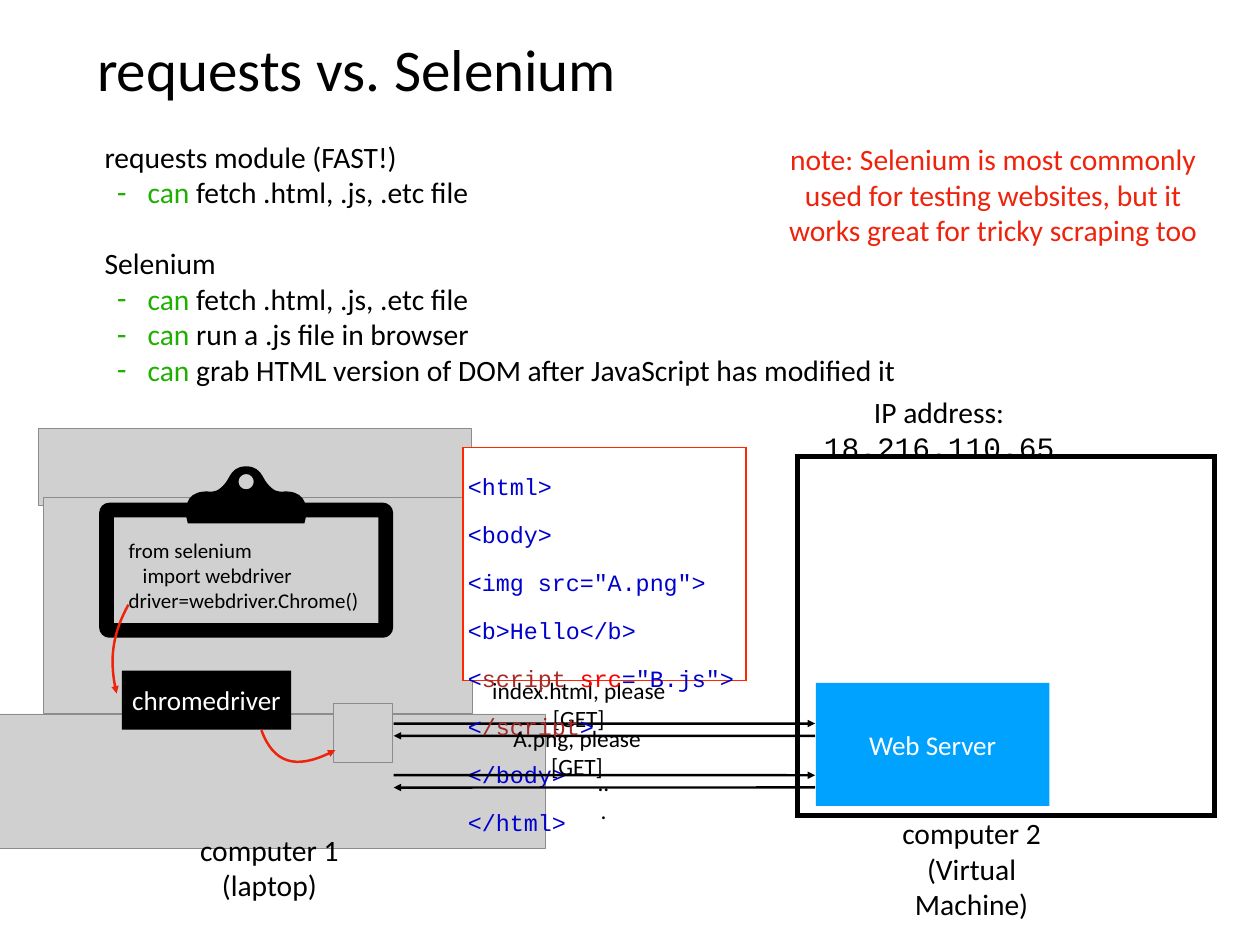
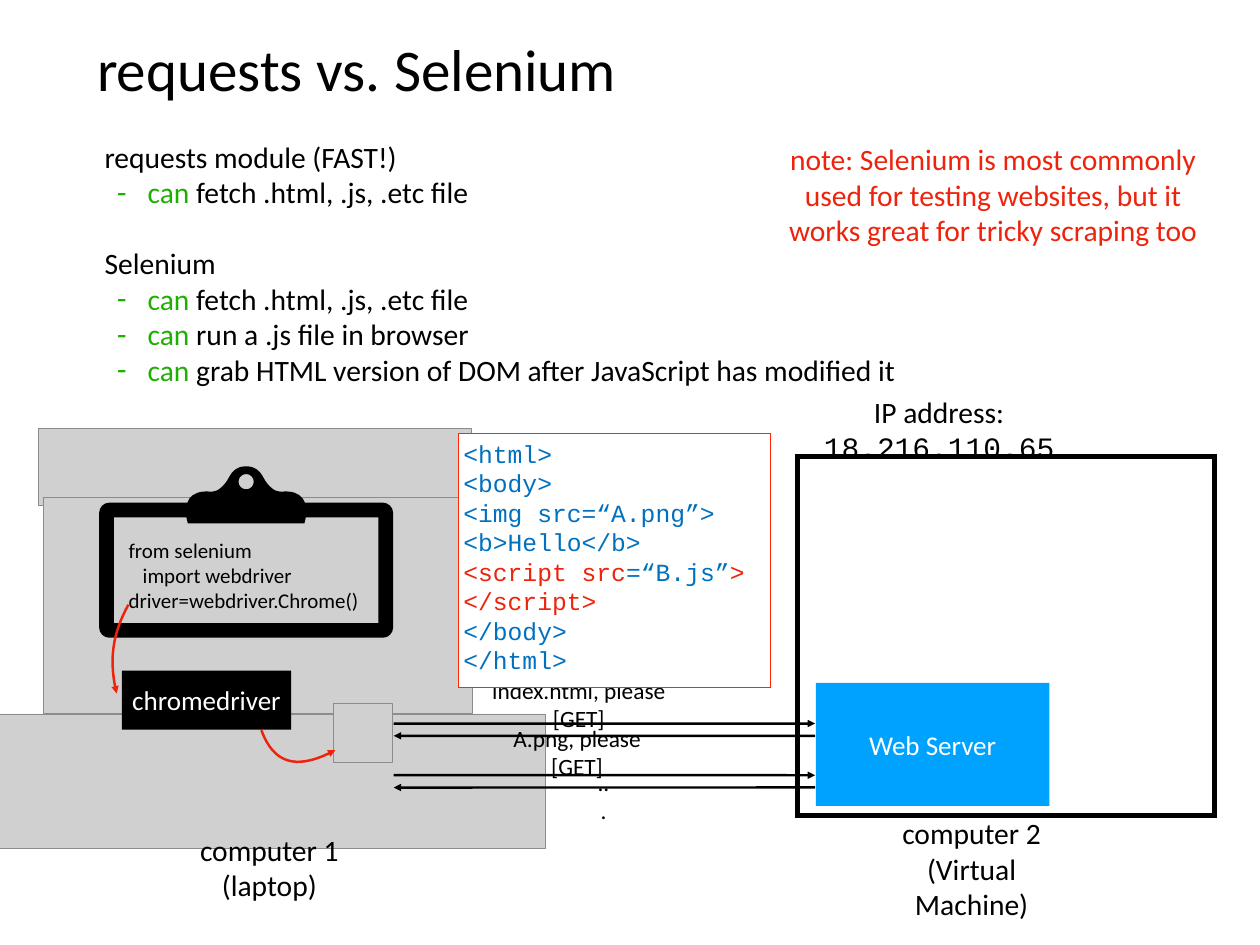
Before and after one commit to tylerharter/caraza-harter-com, a slide deck: slide 16 of tyler/meena/cs320/s23/lec/15-graphsearch2/slides.pptx. Drawn at 1260x945 pixels with LibreOffice and Linux fonts; fonts in the diff are those of the drawing; grey boxes stand for pictures. Boxes give left, top, right and bottom in pixels: in the first picture for what was removed or moved away, otherwise in the second. Text is boxed around its words. In the diff, an @@ line names an element or a change of style, - is before the commit and + after.

Commit message:
Updating selenium 1 slides

```diff
--- a/tyler/meena/cs320/s23/lec/15-graphsearch2/slides.pptx
+++ b/tyler/meena/cs320/s23/lec/15-graphsearch2/slides.pptx
@@ rectangle "<html>": place and size @@
-rectangle "<html>" at box(463, 447, 747, 681)
+rectangle "<html>" at box(459, 433, 771, 688)
@@ text in rectangle at box(463, 445, 640, 670): size 19 to 20 pt in "<html>", "<body>", "<b>Hello</b>", "</script>" and 2 more places; text colour #0000CD to #0070C0 in "<html>", "<body>", "<b>Hello</b>", "</body>" and 1 more places; text colour #0000CD to #EE230C, text colour #A52A2A to #EE230C in "</script>"; line spacing 39pt to 1 @@
@@ text in rectangle at box(463, 504, 714, 527): text changed; size 19 to 20 pt; text colour #0000CD to #0070C0 @@
-<img src="A.png">
+<img src=“A.png”>
@@ text in rectangle at box(463, 563, 745, 586): text changed; size 19 to 20 pt; text colour #0000CD to #EE230C @@
-<script src="B.js">
+<script src=“B.js”>
```
Also in this commit, not shown: 2 other slides changed, 1 other file.
